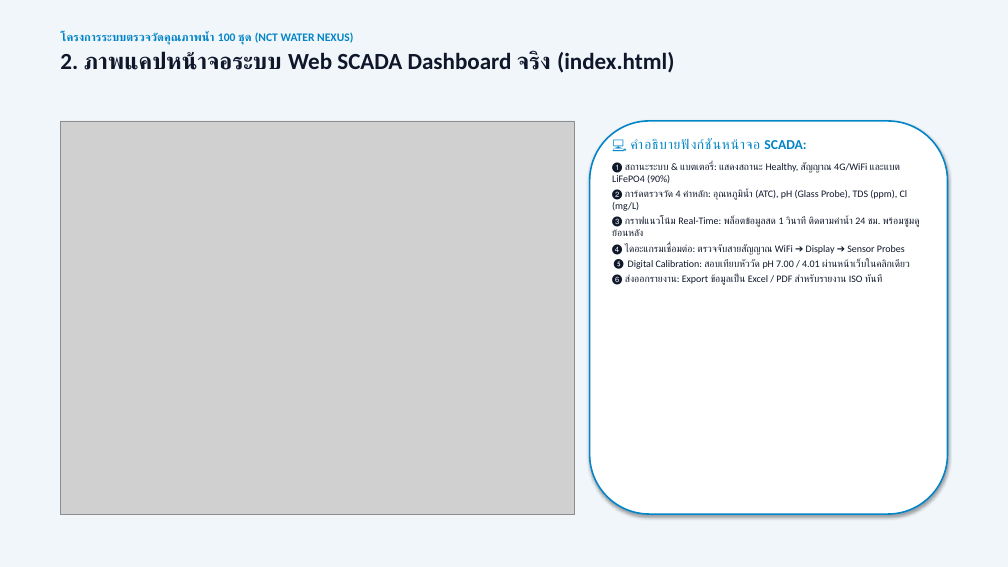
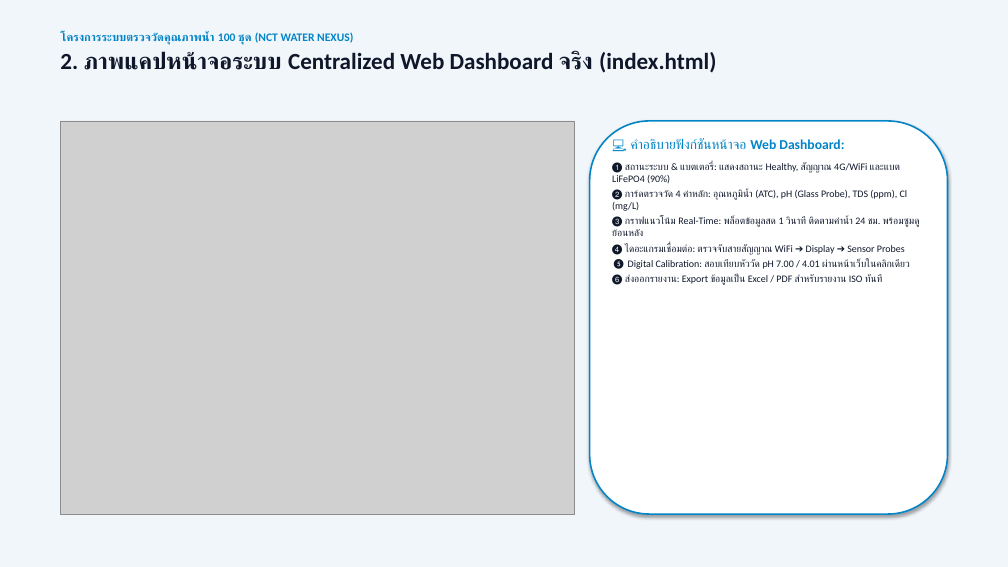
Before and after one commit to WoobWarb/nct-water-nexus, a slide deck: slide 3 of NCT_Water_Nexus_Report_and_Pricing.pptx. Drawn at 1008x567 pixels with LibreOffice and Linux fonts; fonts in the diff are those of the drawing; grey boxes stand for pictures. Boxes give left, top, right and bottom in pixels: in the first picture for what was removed or moved away, otherwise in the second. Text is boxed around its words. In the diff, an @@ line names an element or a change of style, - is before the commit and + after.

Commit message:
Set main quotation price to non-installation (฿31,500/set | ฿3.15M) and remove SCADA completely

```diff
--- a/NCT_Water_Nexus_Report_and_Pricing.pptx
+++ b/NCT_Water_Nexus_Report_and_Pricing.pptx
@@ text at (60,51,716,73): text changed @@
-2. ภาพแคปหน้าจอระบบ Web SCADA Dashboard จริง (index.html)
+2. ภาพแคปหน้าจอระบบ Centralized Web Dashboard จริง (index.html)
@@ text at (631,138,844,149): text changed @@
-💻 คำอธิบายฟังก์ชันหน้าจอ SCADA:
+💻 คำอธิบายฟังก์ชันหน้าจอ Web Dashboard:
```
Also in this commit, not shown: 4 other slides changed, 1 slide added, 1 slide removed, 9 other files.
